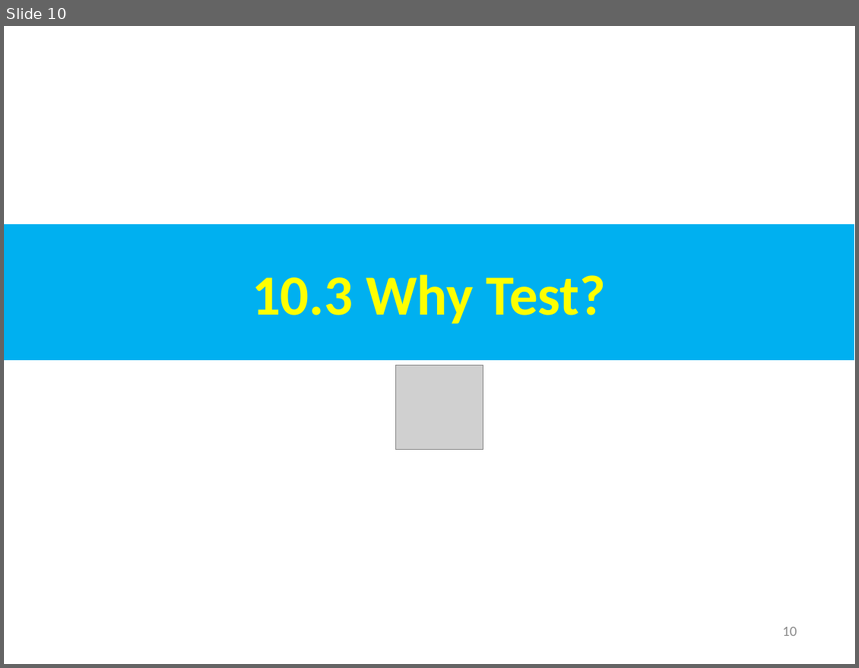
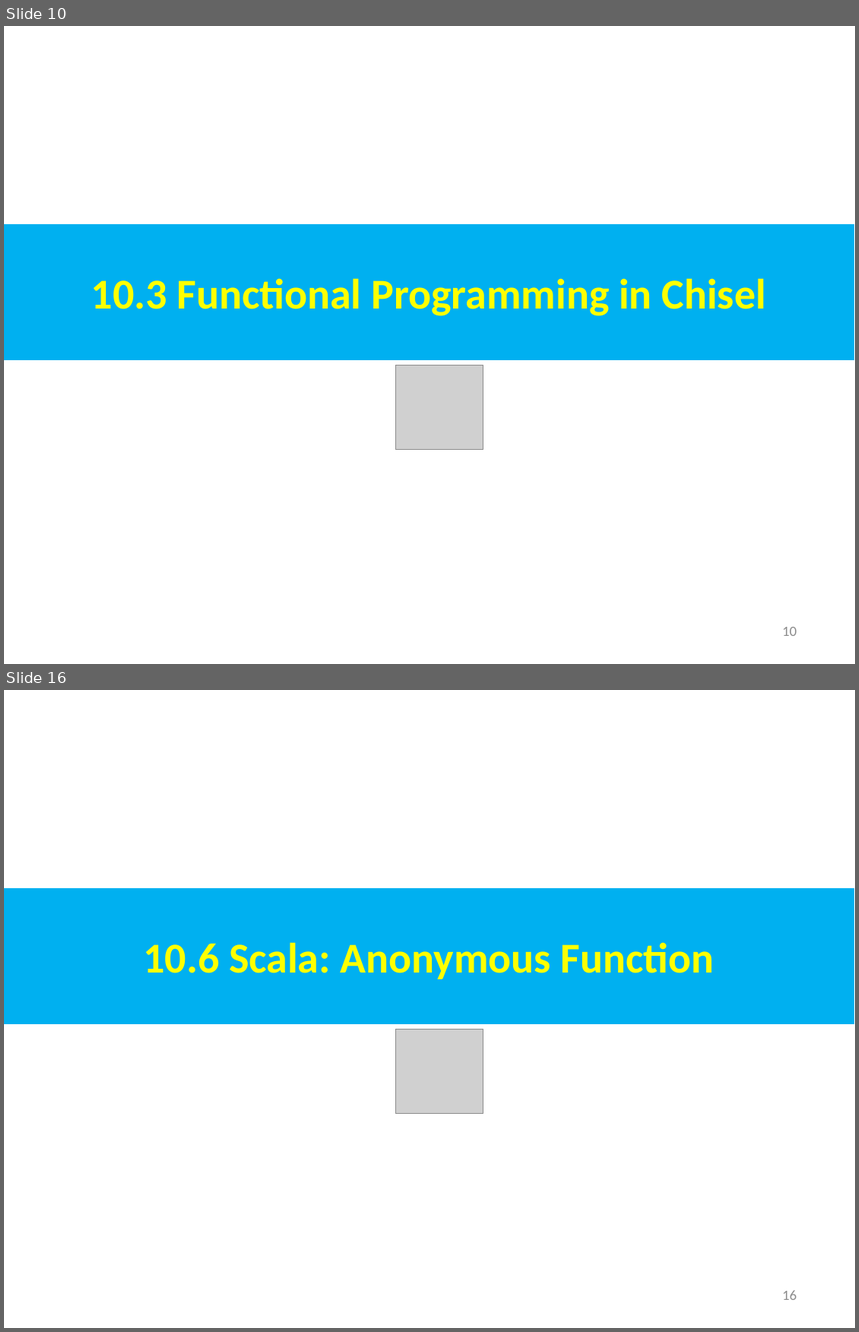
Before and after one commit to peterhchen/AIU_CS800_Chisel, a slide deck: 500_UCSC_HWD/010_IntroFP/000_Video/010.IntroFP.ppt. Shown one above the other, each under a label of ours: slide 10 before the commit, slides 10 and 16 after it; the slides between them are not shown. The pictures are 859x668 and 859x1332 pixels, drawn with LibreOffice and Linux fonts; fonts in the diff are those of the drawing; grey boxes stand for pictures. Boxes give left, top, right and bottom in pixels: in the first picture for what was removed or moved away, otherwise in the second. Text is boxed around its words. In the diff, an @@ line names an element or a change of style, - is before the commit and + after.

```diff
--- a/500_UCSC_HWD/010_IntroFP/000_Video/010.IntroFP.ppt
+++ b/500_UCSC_HWD/010_IntroFP/000_Video/010.IntroFP.ppt
@@ slide 16 added at [4,690,855,1328], background #FFFFFF @@
@@ rectangle added at [4,888,854,1024], fill #00B0F0, 36 pt, text #FFFF00, bold @@
+10.6 Scala: Anonymous Function
@@ picture added at [396,1030,484,1114] @@
@@ page number added at [782,1290,797,1300], 12 pt, text #8B8B8B @@
+16
@@ slide 10 changed as well @@
@@ text in rectangle at [91,278,767,316]: text changed; size 48 to 36 pt @@
-10.3 Why Test?
+10.3 Functional Programming in Chisel
```
Also in this commit, not shown: 6 other slides changed, 20 other slides added, 1 slide removed.
